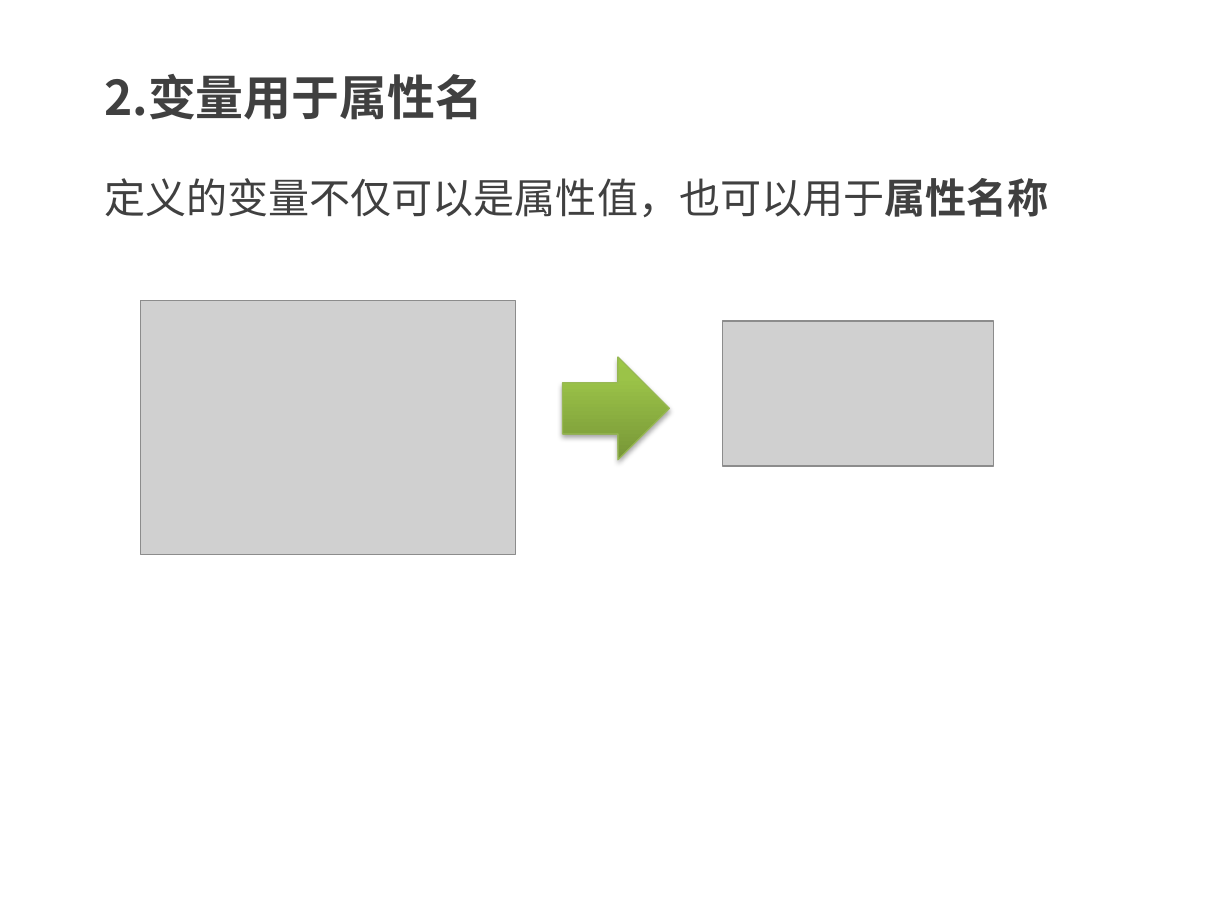
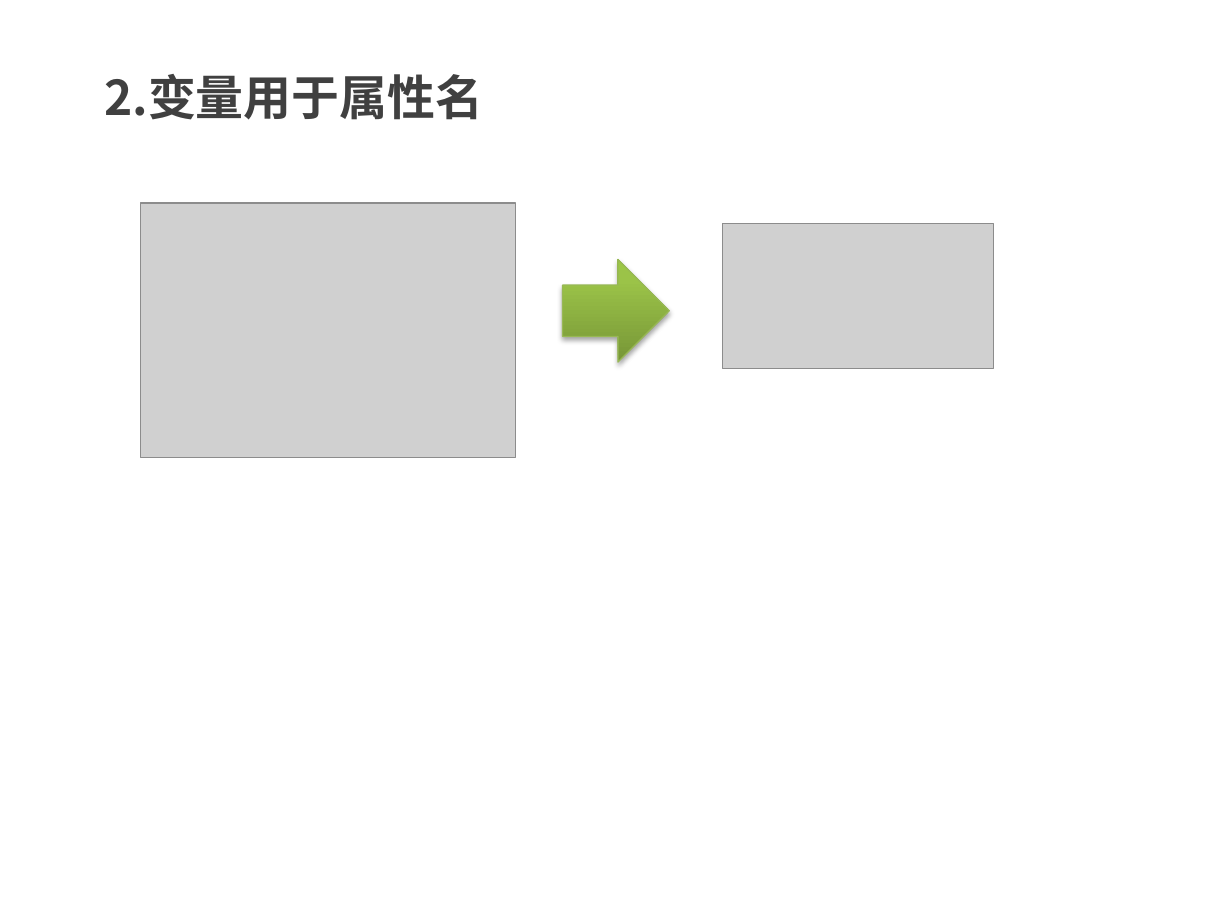
Before and after one commit to kong66/less-class, a slide deck: slide 4 of less-2-变量.pptx. Drawn at 1232x924 pixels with LibreOffice and Linux fonts; fonts in the diff are those of the drawing; grey boxes stand for pictures. Boxes give left, top, right and bottom in pixels: in the first picture for what was removed or moved away, otherwise in the second. Text is boxed around its words. In the diff, an @@ line names an element or a change of style, - is before the commit and + after.

```diff
--- a/less-2-变量.pptx
+++ b/less-2-变量.pptx
@@ text removed at [104, 178, 1049, 217] @@
-定义的变量不仅可以是属性值，也可以用于属性名称
@@ picture: place and size @@
-picture at [140, 301, 515, 554]
+picture at [140, 203, 515, 457]
@@ picture: place and size @@
-picture at [723, 322, 994, 467]
+picture at [723, 223, 994, 368]
@@ right arrow: place and size @@
-right arrow at [563, 357, 670, 460]
+right arrow at [563, 260, 670, 362]
```
Also in this commit, not shown: 3 other slides changed, 1 slide added, 1 slide removed, 8 other files.
